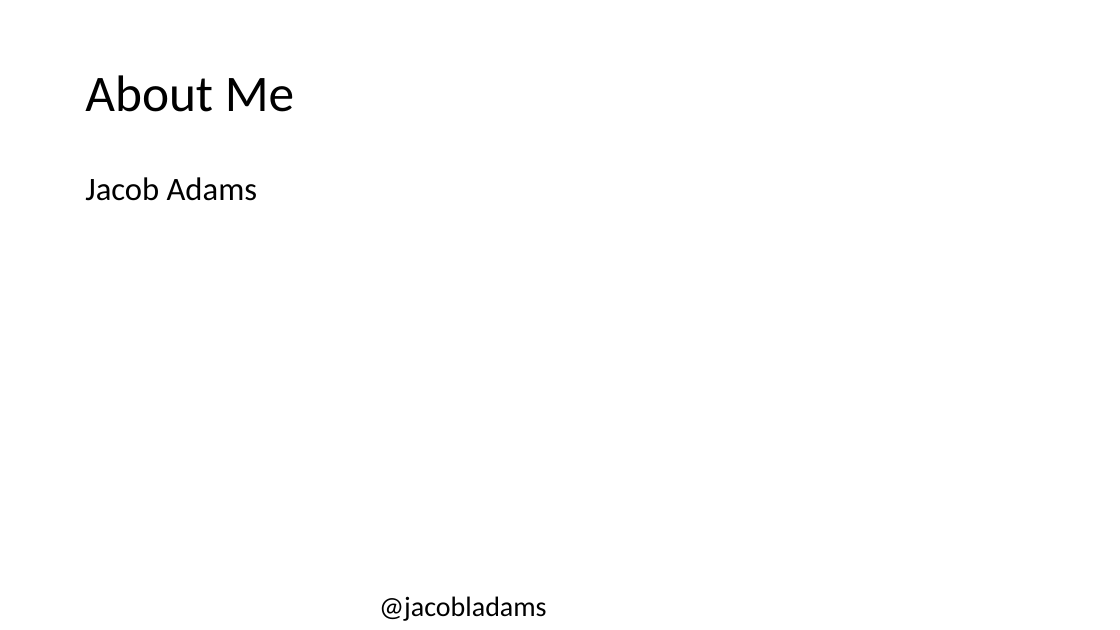
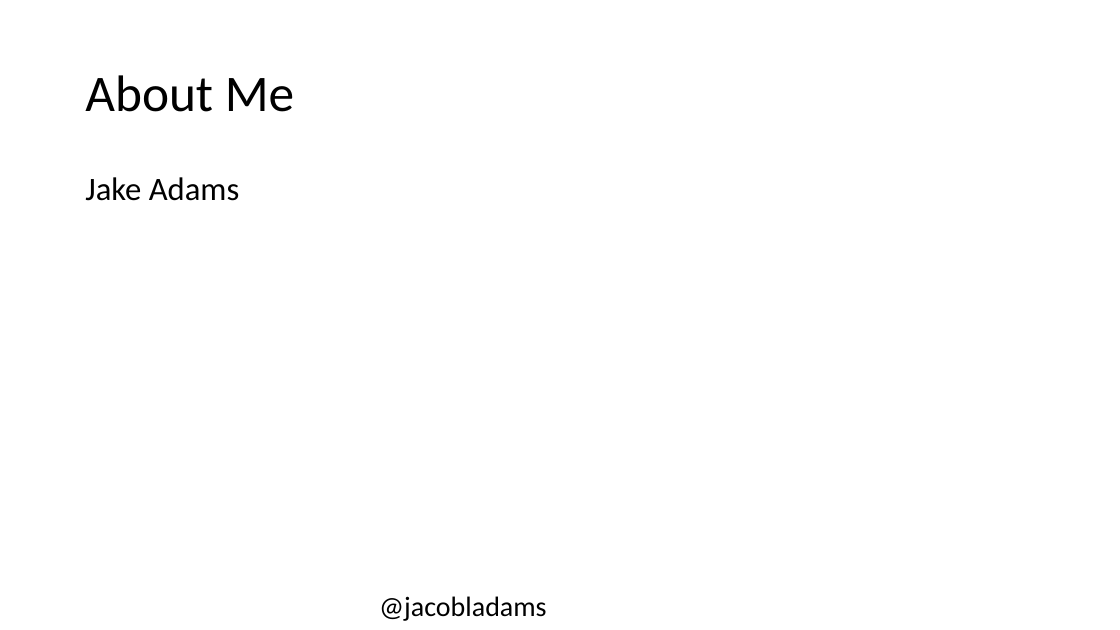
Before and after one commit to jacobladams/hidden-gems-in-typescript-presentation, a slide deck: slide 2 of Hidden Gems In TypeScript.pptx. Drawn at 1120x630 pixels with LibreOffice and Linux fonts; fonts in the diff are those of the drawing. Boxes give left, top, right and bottom in pixels: in the first picture for what was removed or moved away, otherwise in the second. Text is boxed around its words. In the diff, an @@ line names an element or a change of style, - is before the commit and + after.

```diff
--- a/Hidden Gems In TypeScript.pptx
+++ b/Hidden Gems In TypeScript.pptx
@@ text at [85, 177, 239, 201]: text changed @@
-Jacob Adams
+Jake Adams
```
Also in this commit, not shown: 2 other slides changed, 9 other files.
